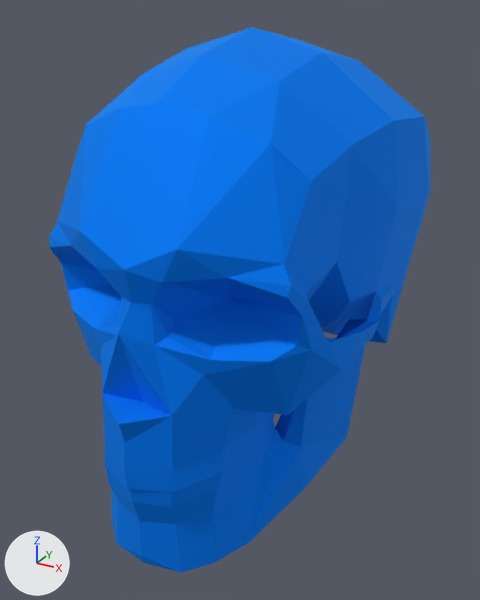
Renders of the glTF model client/assets/models/props/power_ups/insta_kill.glb from each side of a commit.
Camera for both pictures: a 50 mm camera at (1.32, -2.49, 1.1) aimed at (-0.01, -0.08, -0.11). Arrows for +X, +Y and +Z are at lower left; the lights stay in place. The picture after the commit comes second. Where no turn or scale is listed for an object, it has been applied to the vertices.
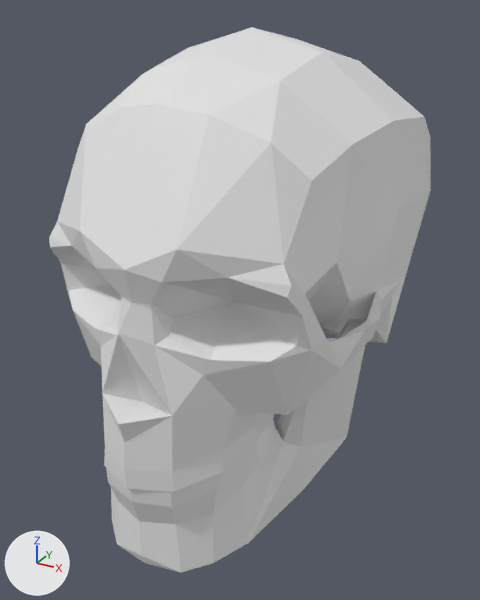
Changed parts and their boxes [x1, y1, x2, y2] in the pictures (480 x 600 px):
'Cube_0', recoloured (blue to white): [49, 27, 431, 492] in both
'Cube.001_0', recoloured (blue to white): [106, 319, 367, 573] in both

The change, as a list of edits to the scene's bpy script:
```text
Change me_cube_0:
    where me_cube_0.from_pydata(...)  # 212 vertices, 428 faces; spans x -0.68..0.68, y -0.98..0.98, z -0.53..1.03
    remove me_cube_0.materials.append(mat_material)  # blue #0090fc
Change me_cube_001_0:
    where me_cube_001_0.from_pydata(...)  # 86 vertices, 168 faces; spans x -0.595..0.595, y -0.947..-0.012, z -0.957..-0.08
    remove me_cube_001_0.materials.append(mat_material)  # blue #0090fc
```
